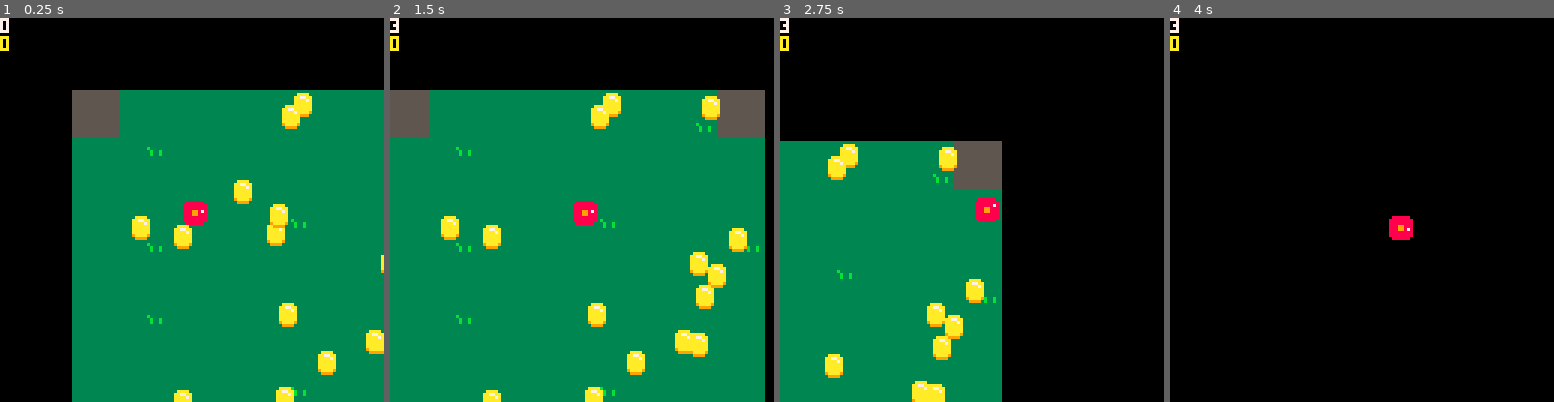
Above: before the commit, frames 1-4 (left to right).
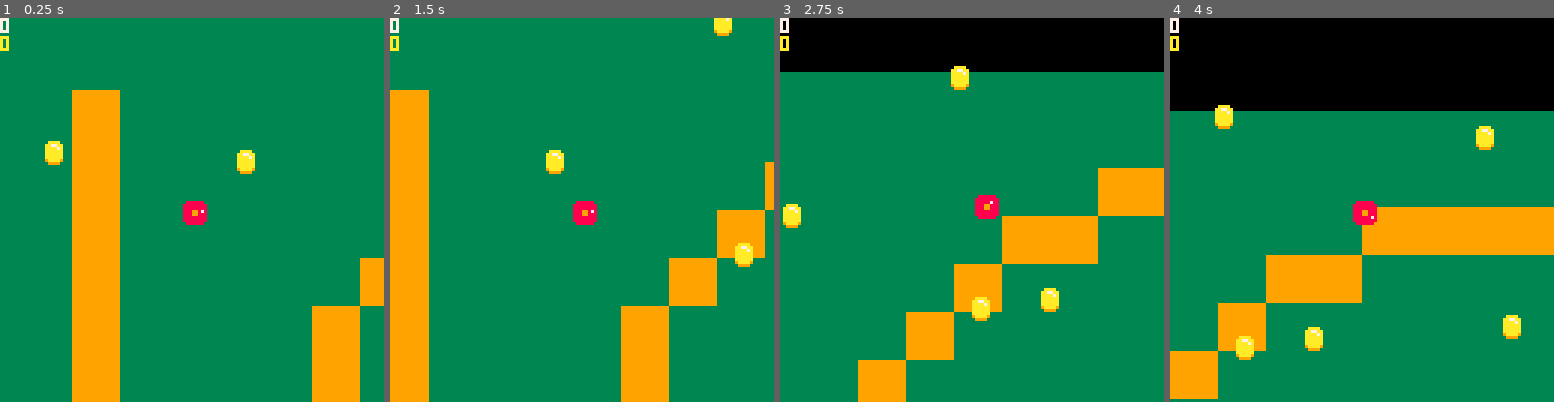
Above: after the commit, the same moments.

Repository: wsasaki01/taxi
Game: PICO-8 cartridge p1/taxi-p1.p8
The game is run twice, just before and just after one commit, with the same random seed, the same clock (stepped at 60 frames per second) and the same inputs.
Inputs:
- Up to frame 1 (0.25 s): no input
- Up to frame 2 (1.5 s): tap X (X key) at 1.07 s
- Up to frame 3 (2.75 s): hold Left 1.97-2.37 s; tap X (X key) at 2.07, 2.4, 2.73 s
- Up to frame 4 (4 s): hold Right 2.87-3.53 s; tap X (X key) at 3.07, 3.4, 3.73 s; hold Up from 3.58 s (still down)

The runs differ from the first frame. In frame 1, 51% of the frame differs, in the area x 0-100%, y 0-100%; in frame 2, 40%; in frame 3, 55%; in frame 4, 76%.

Commit message:
Large map and collision

Diff:
--- a/p1/main.lua
+++ b/p1/main.lua
@@ -1,7 +1,7 @@
 function _init()
     p = {
-        x = 40,
-        y = 40,
+        x = 64,
+        y = 64,
         w = 8,
         h = 8,
         dir = 0.75, -- direction
@@ -79,6 +79,7 @@
     c.x+=sin(c.dir)*c.vel
     c.y+=cos(c.dir)*c.vel
 
+    coin_pickup()
     check_collision()
     check_drop()
 end
@@ -100,8 +101,8 @@
 end
 
 function gen_coins()
-    for i=1, 20 do
-        add(coins, {rnd(128), rnd(128)})
+    for i=1, 200 do
+        add(coins, {rnd(1016), rnd(504)})
     end
 end
 
@@ -111,7 +112,7 @@
     end
 end
 
-function check_collision()
+function coin_pickup()
     for coin in all(coins) do
         -- if within hitbox, remove coin and add score
         if p.x-0.5*(p.w) < coin[1]+5 and -- add 5 to coin hitbox
@@ -124,6 +125,12 @@
     end
 end
 
+function check_collision()
+    if fget(mget(p.x\8, p.y\8)) == 2 then
+        p.fr = 0
+    end
+end
+
 function check_drop()
     if fget(mget(p.x\8, p.y\8)) == 1 then
         p.score += 10*p.cc
--- a/p1/taxi-p1.p8
+++ b/p1/taxi-p1.p8
@@ -11,23 +11,159 @@
 
 
 
+…(120 lines of a section not shown)…
 __gff__
-0000000100010000000000000000000000000000000000000000000000000000000000000000000000000000000000000000000000000000000000000000000000000000000000000000000000000000000000000000000000000000000000000000000000000000000000000000000000000000000000000000000000000000
+0000000100010200000000000000000000000000000000000000000000000000000000000000000000000000000000000000000000000000000000000000000000000000000000000000000000000000000000000000000000000000000000000000000000000000000000000000000000000000000000000000000000000000
 0000000000000000000000000000000000000000000000000000000000000000000000000000000000000000000000000000000000000000000000000000000000000000000000000000000000000000000000000000000000000000000000000000000000000000000000000000000000000000000000000000000000000000
 __map__
-0505010101010101010101010101050500000000000000000000000000000000000000000000000000000000000000000000000000000000000000000000000000000000000000000000000000000000000000000000000000000000000000000000000000000000000000000000000000000000000000000000000000000000
-0505010101010101010101010102050500000000000000000000000000000000000000000000000000000000000000000000000000000000000000000000000000000000000000000000000000000000000000000000000000000000000000000000000000000000000000000000000000000000000000000000000000000000
-0101010201010101010101010101010100000000000000000000000000000000000000000000000000000000000000000000000000000000000000000000000000000000000000000000000000000000000000000000000000000000000000000000000000000000000000000000000000000000000000000000000000000000
-0101010101010101010101010101010100000000000000000000000000000000000000000000000000000000000000000000000000000000000000000000000000000000000000000000000000000000000000000000000000000000000000000000000000000000000000000000000000000000000000000000000000000000
-0101010101010101010101010101010100000000000000000000000000000000000000000000000000000000000000000000000000000000000000000000000000000000000000000000000000000000000000000000000000000000000000000000000000000000000000000000000000000000000000000000000000000000
-0101010101010101010201010101010100000000000000000000000000000000000000000000000000000000000000000000000000000000000000000000000000000000000000000000000000000000000000000000000000000000000000000000000000000000000000000000000000000000000000000000000000000000
-0101010201010101010101010101010200000000000000000000000000000000000000000000000000000000000000000000000000000000000000000000000000000000000000000000000000000000000000000000000000000000000000000000000000000000000000000000000000000000000000000000000000000000
-0101010101010101010101010101010100000000000000000000000000000000000000000000000000000000000000000000000000000000000000000000000000000000000000000000000000000000000000000000000000000000000000000000000000000000000000000000000000000000000000000000000000000000
-0101010101010101010101010101010100000000000000000000000000000000000000000000000000000000000000000000000000000000000000000000000000000000000000000000000000000000000000000000000000000000000000000000000000000000000000000000000000000000000000000000000000000000
-0101010201010101010101010101010100000000000000000000000000000000000000000000000000000000000000000000000000000000000000000000000000000000000000000000000000000000000000000000000000000000000000000000000000000000000000000000000000000000000000000000000000000000
-0101010101010101010101010101010100000000000000000000000000000000000000000000000000000000000000000000000000000000000000000000000000000000000000000000000000000000000000000000000000000000000000000000000000000000000000000000000000000000000000000000000000000000
-0101010101010101010101010101010100000000000000000000000000000000000000000000000000000000000000000000000000000000000000000000000000000000000000000000000000000000000000000000000000000000000000000000000000000000000000000000000000000000000000000000000000000000
-0101010101010101010201010101010100000000000000000000000000000000000000000000000000000000000000000000000000000000000000000000000000000000000000000000000000000000000000000000000000000000000000000000000000000000000000000000000000000000000000000000000000000000
-0101010101010101010101010101010100000000000000000000000000000000000000000000000000000000000000000000000000000000000000000000000000000000000000000000000000000000000000000000000000000000000000000000000000000000000000000000000000000000000000000000000000000000
-0505010201010101010101010101050500000000000000000000000000000000000000000000000000000000000000000000000000000000000000000000000000000000000000000000000000000000000000000000000000000000000000000000000000000000000000000000000000000000000000000000000000000000
-0505010101010101010101010101050500000000000000000000000000000000000000000000000000000000000000000000000000000000000000000000000000000000000000000000000000000000000000000000000000000000000000000000000000000000000000000000000000000000000000000000000000000000
+0101010101010101010101010101010101010101010101010101010101010101010101010101010101010101010101010101010101010101010101010101010101010101010101010101010101010101010101010101010101010101010101010101010101010101010101010101010101010101010101010101010101010101
+0101010101010101010101010101010101010101010101010101010101010101010101010101010101010101010101010101010101010101010101010101010101010101010101010101010101010101010101010101010101010101010101010101010101010101010101010101010101010101010101010101010101010101
+0101010101010101010101010101010101010101010101010101010101010101010101010101010101010101010101010101010101010101010101010101010101010101010101010101010101010101010101010101010101010101010101010101010101010101010101010101010101010101010101010101010101010101
+0101010606010101010101010101010101010101010101010101010101010101010101010101010101010101010101010101010101010101010101010101010101010101010101010101010101010101010101010101010101010101010101010101010101010101010101010101010101010101010101010101010101010101
+0101010606010101010101010101010101010101010101060606060606060606060606010101010101010101010101010101010101010101010101010101010101010101010101010101010101010101010101010101010101010101010101010101010101010101010101010101010101010101010101010101010101010101
+0101010606010101010101010101010101010101010101060606060606060606060606010101010101010101010101010101010101010606010101010101010101010101010101010101010101010101010101010101010101010101010101010101010101010101010101010101010101010101010101010101010101010101
+0101010606010101010101010101010101010106060606010101010101010101010101010101010101010101010101010101010101010606010101010101010101010101010101010101010101010101010101010101010606060606060101060606060101060601010101010101010101010101010101010101010101010101
+0101010606010101010101010101010101010106060606010101010101010101010101010101010101010101010101010101010106060606010101010101010101010101010101010101010101010101010101010101010606060606060101060606060101060601010101010101010101010101010101010101010101010101
+0101010606010101010101010101010101060601010101010101010101010101010101010101010101010101010101010101010106060606010101010101010101010101010101010101010101010101010101010101010101010101010101010101010101010106060101010101010101010101010101010101010101010101
+0101010606010101010101010101010101060601010101010101010101010101010101010101010101010101010101010606060601010101010101010101010101010101010101010101010101010101010101010101010101010101010101010101010101010106060101010101010101010101010101010101010101010101
+0101010606010101010101010101010606010101010101010101010101010101010101010101010101010101010101010606060601010101010101010101010101010101010101010101010101010101010101010101010101010101010101010101010101010101010606010101010101010101010101010101010101010101
+0101010606010101010101010101010606010101010101010101010101010101010101010101010101010101010106060101010101010101010101010101010101010101010101010101010101010101010101010101010101010101010101010101010101010101010606010101010101010101010101010101010101010101
+0101010606010101010101010106060101010101010101010101010101010101010101010101010101010101010106060606060101010101010101010101010101010101010101010101010101010101010101010101010101010101010101010101010101010101010101010101010101010101010101010101010101010101
+0101010606010101010101010106060101010101010101010101010101010101010101010101010101010101010101060606060101010101010101010101010101010101010101010101010101010101010101010101010101010101010101010101010101010101010101010101010101010101010101010101010101010101
+0101010606010101010101010106060101010101010101010101010101010101010101010101010101010101010101010101010606010101010101010101010101010101010101010101010101010101010101010101010101010101010101010101010101010101010101010101010101010101010101010101010101010101
+0101010606010101010101010106060101010101010101010101010101010101010101010101010101010101010101010101010606010101010101010101010101010101010101010101010101010606060606060101010101010101010101010101010101010101010101010101010101010101010101010101010101010101
+0101010606010101010101010101010101010101010101010101010101010101010101010101010101010101010101010101010101060606060101010101010101010101010101010101010101010606060606060101010101010101010101010101010101010101010101010101010101010101010606010101010101010101
+0101010101010101010101010101010101010101010101010101010101010101010101010101010101010101010101010101010101060606060101010101010101010101010101010101010106060101010101010101010101010101010101010101010101010101010101010101010101010101010606010101010101010101
+0101010101010101010101010101010101010101010101010101010101010101010101010101010101010101010101010101010101010101010101010101010101010101010101010101010106060101010101010101010101010101010101010101010101010101010101010101010101010106060606010101010101010101
+0101010101010101010101010101010101010101010101010101010101010101010101010101010101010101010101010101010101010101010101010101010101010101010101010606060601010101010101010101010101010101010101010101010101010101010101010101010101010106060606010101010101010101
+0101010101010101010101010101010101010101010101010101010101010101010101010101010101010101010101010101010101010101010101010101010101010101010101010606060601010101010101010101010101010101010101010101010101010101010101010101010101010106060101010101010101010101
+0101010101010101010101010101010101010101010101010101010101010101010101010101010101010101010101010101010101010101010101010101010101010101010101010606010101010101010101010101010101010101010101010101010101010101010101010101010101010106060101010101010101010101
+0101010606010101010101010101010101010101010101060606060606010106060606010106060606060601010101010101010101010101010101010101010101010101010101010606010101010101010101010101010101010101010101010101010101010101010101010101010101060606060101010101010101010101
+0101010606010101010101010101010101010101010101060606060606010106060606010106060606060601010101010101010101010101010101010101010101010101010101010101010101010101010101010101010101010101010101010101010101010101010101010101010101060606060101010101010101010101
+0101010606010101010101010101010101010101010606010101010101010101010101010101010101010106060606060601010101010101010101010101010101010101010101010101010101010101010101010101010101010101010101010101010101060606060606060606060606010101010101010101010101010101
+0101010606010101010101010101010101010101010606010101010101010101010101010101010101010106060606060601010101010101010101010101010101010101010101010101010101010101010101010101010101010101010101010101010101060606060606060606060606010101010101010101010101010101
+0101010606010101010101010101010101010101010101010101010101010101010101010101010101010101010101010101010101010101010101010101010101010101010101010101010101010101010101010101010101010101010101010101010101010101010101010101010101010101010101010101010101010101
+0101010606010101010101010101010101010101010101010101010101010101010101010101010101010101010101010101010101010101010101010101010101010101010101010101010101010101010101010101010101010101010101010101010101010101010101010101010101010101010101010101010101010101
+0101010606010101010101010101010101010101010101010101010101010101010101010101010101010101010101010101010101010101010101010101010101010101010101010101010101010101010101010101010101010101010101010101010101010101010101010101010101010101010101010101010101010101
+0101010101010101010101010101010101010101010101010101010101010101010101010101010101010101010101010101010101010101010101060606060101010101010101010101010101010101010101010101010101010101010101010101010101010101010101010101010101010101010101010101010101010101
+0101010101010101010101010101010101010101010101010101010101010101010101010101010101010101010101010101010101010101010101060606060101010101010101010101010101010101010606010106060101060606060101060606060101010101010101010101010101010101010101010101010101010101
+0101010101010101010101010101010101010101010101010101010101010101010101010101010101010101010101010101010101010101010101010106060101010101010101010101010101010101010606010106060101060606060101060606060101010101010101010101010101010101010101010101010101010101
Not shown, changed: 128 lines of the sprite sheet (__gfx__) section of p1/taxi-p1.p8
